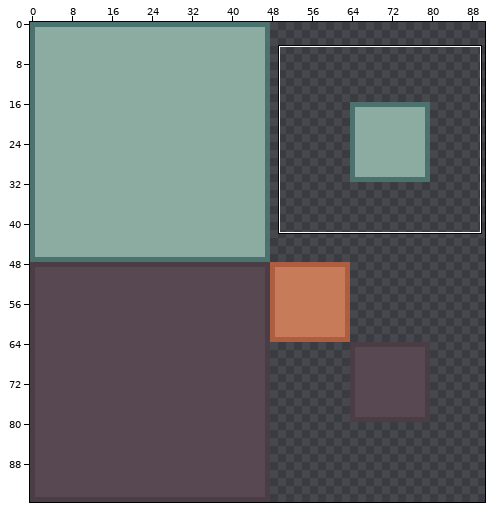
Two versions of one pixel-art file, realm-jumper/aseprite/tiles.aseprite. Above: a wide view before the commit, with the close-up outlined.
Close-up. First the earlier version:
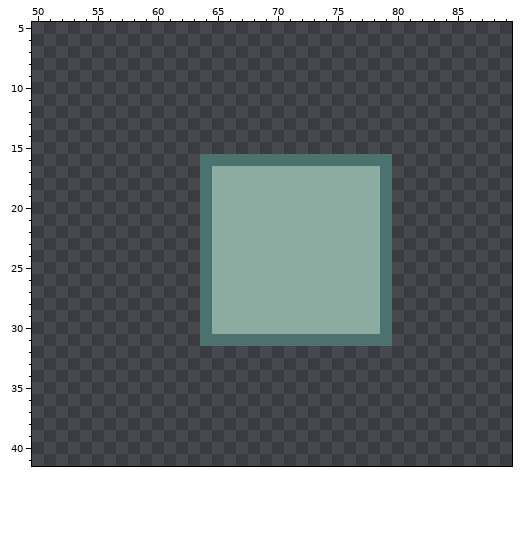
96x96 pixels, 1 frame. Shown: x 50..89, y 5..41. The old version is drawn lined up with the new one, on the new canvas. The wide view leaves out empty margins.
And afterwards:
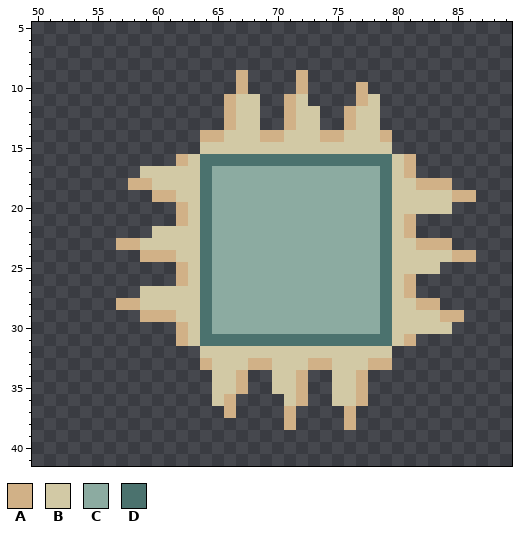
Palette (. is transparent): A #d1b187  B #d2c9a5  C #8caba1  D #4b726e
Change:
canvas 96x96 -> 192x96
Colour A now appears in row 9 at x 67 and 72; in row 10 at x 67, 72 and 77; in row 11 at x 66, 71 and 77; in rows 12 to 13 at x 66, 71 and 76; in row 14 at x 64 to 65, 69 to 70, 74 to 75 and 79; in row 16 at x 62 and 81.
Colour A now appears in row 17 at x 81; in row 18 at x 58 to 59 and 82 to 84; in row 19 at x 60 to 61 and 85 to 86; in row 20 at x 62; in row 21 at x 62 and 81; in row 22 at x 81.
Colour A now appears in row 23 at x 57 to 58 and 82 to 84; in row 24 at x 59 to 61 and 85 to 86; in row 25 at x 62; in row 26 at x 62 and 81; in row 27 at x 81; in row 28 at x 57 to 58 and 82 to 83.
Colour A now appears in row 29 at x 59 to 61 and 84 to 85; in row 30 at x 62; in row 31 at x 62 and 81; in row 33 at x 64, 68 to 69, 73 to 74 and 78 to 79; in rows 34 to 35 at x 67, 72 and 77; in row 36 at x 66, 72 and 77.
Colour A now appears in row 37 at x 66, 71 and 76; in row 38 at x 71 and 76.
Colour B now appears in row 11 at x 67 to 68, 72 and 78; in rows 12 to 13 at x 67 to 68, 72 to 73 and 77 to 78; in row 14 at x 66 to 68, 71 to 73 and 76 to 78; in row 15 at x 64 to 79; in row 16 at x 63 and 80; in row 17 at x 59 to 63 and 80.
Colour B now appears in row 18 at x 60 to 63 and 80 to 81; in row 19 at x 62 to 63 and 80 to 84; in row 20 at x 63 and 80 to 84; in row 21 at x 63 and 80; in row 22 at x 60 to 63 and 80; in row 23 at x 59 to 63 and 80 to 81.
Colour B now appears in row 24 at x 62 to 63 and 80 to 84; in row 25 at x 63 and 80 to 83; in row 26 at x 63 and 80; in row 27 at x 59 to 63 and 80; in row 28 at x 59 to 63 and 80 to 81; in row 29 at x 62 to 63 and 80 to 83.
Colour B now appears in row 30 at x 63 and 80 to 84; in row 31 at x 63 and 80; in row 32 at x 64 to 79; in row 33 at x 65 to 67, 70 to 72 and 75 to 77; in rows 34 to 35 at x 65 to 66, 70 to 71 and 75 to 76; in row 36 at x 65, 71 and 75 to 76.
Boxes around the changes in both close-ups, in picture pixels (x1, y1, x2, y2):
added: (116, 70, 476, 430)
